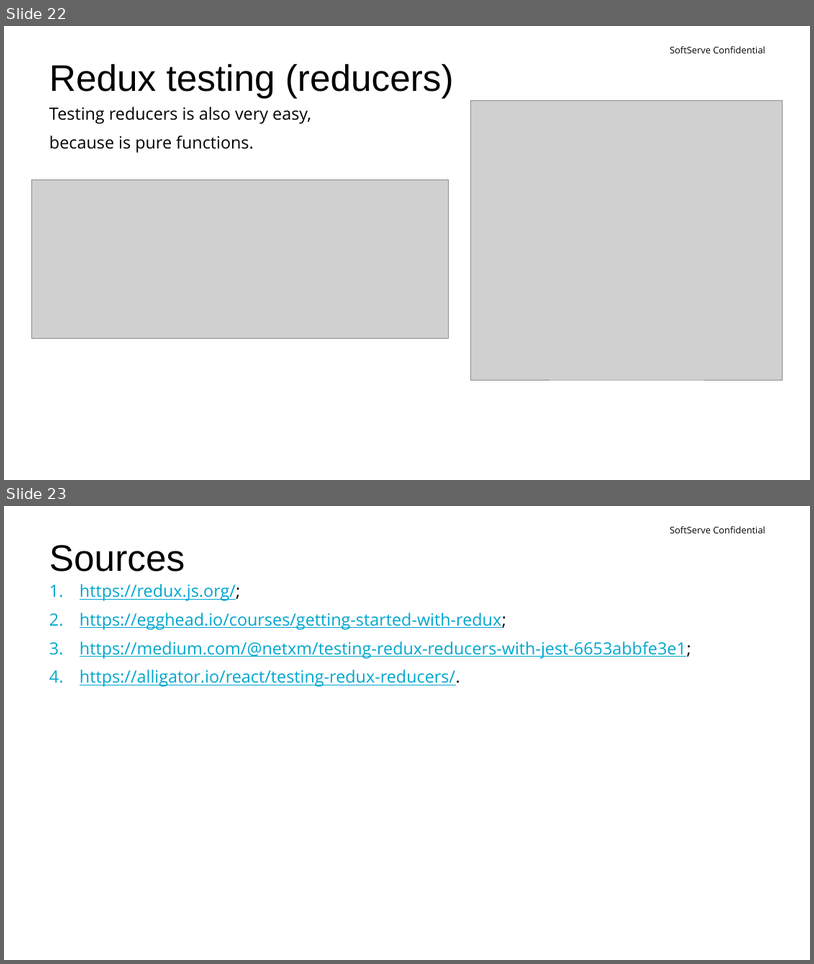
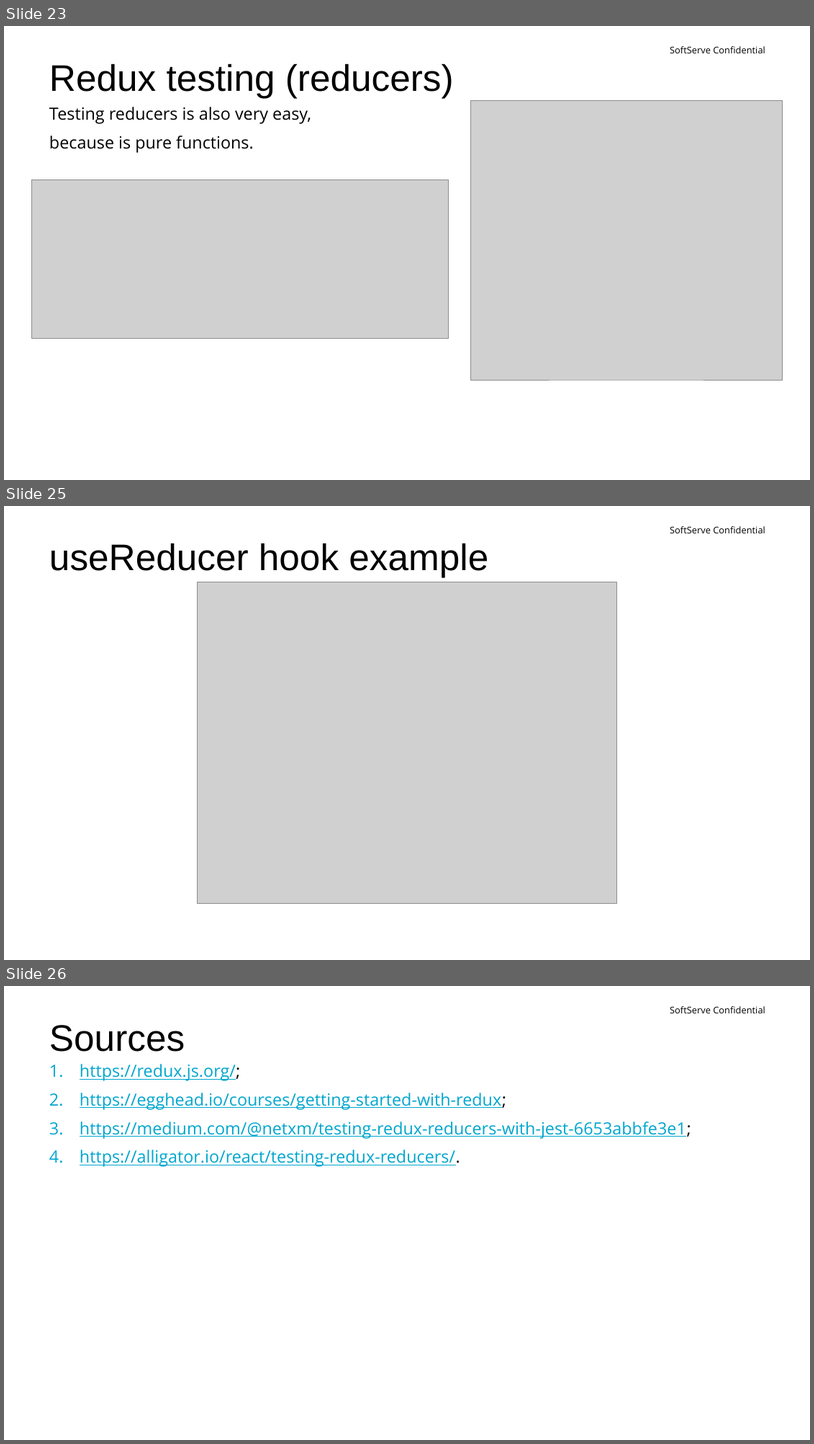
Before and after one commit to yuriiholskiy/Lv-469.node, a slide deck: perfomances/redux-intro(Yurii Holskyi).pptx. Shown one above the other, each under a label of ours: slides 22 and 23 before the commit, slides 23, 25 and 26 after it; the slides between them are not shown. The pictures are 814x964 and 814x1444 pixels, drawn with LibreOffice and Linux fonts; fonts in the diff are those of the drawing; grey boxes stand for pictures; background and template pictures are left out. Boxes give left, top, right and bottom in pixels: in the first picture for what was removed or moved away, otherwise in the second. Text is boxed around its words. In the diff, an @@ line names an element or a change of style, - is before the commit and + after.

Commit message:
add to redux presentation info about useReducer hook

```diff
--- a/perfomances/redux-intro(Yurii Holskyi).pptx
+++ b/perfomances/redux-intro(Yurii Holskyi).pptx
@@ slide 25 added at [4,506,810,960], background #FFFFFF; not listed: 1 template element that a slide beside it also shows @@
@@ title added at [49,543,489,577], 44 pt, text #000000 @@
+useReducer hook example
@@ picture added at [198,582,617,903] @@
@@ what was slide 22 is now slide 23 @@
@@ what was slide 23 is now slide 26 @@
```
Also in this commit, not shown: 1 slide changed, 2 other slides added.
